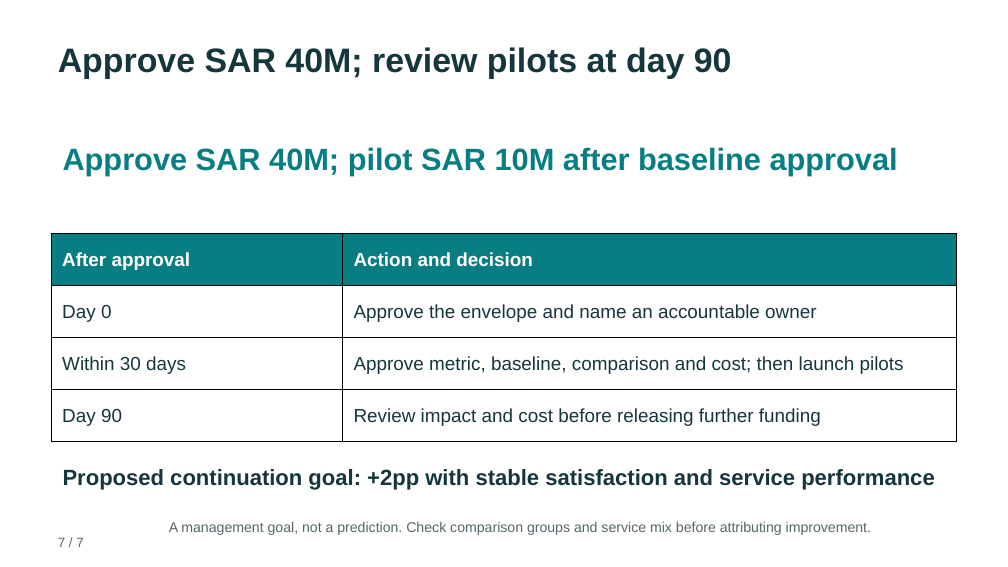
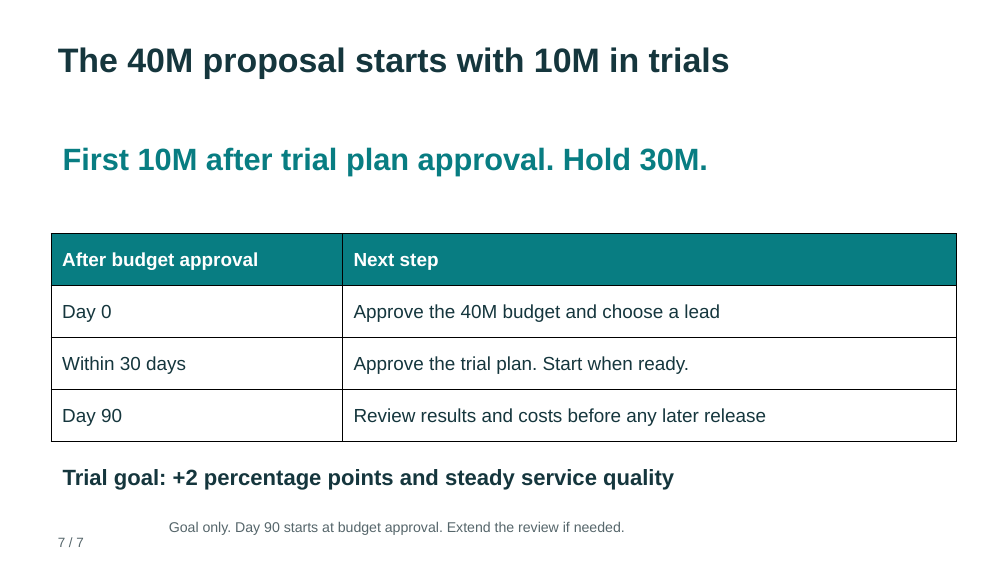
Before and after one commit to c3bod/sdaia-storytelling-tayseer-capstone, a slide deck: slide 7 of deliverables/Tayseer_Executive_Story_Final.pptx. Drawn at 1008x567 pixels with LibreOffice and Linux fonts; fonts in the diff are those of the drawing. Boxes give left, top, right and bottom in pixels: in the first picture for what was removed or moved away, otherwise in the second. Text is boxed around its words. In the diff, an @@ line names an element or a change of style, - is before the commit and + after.

```diff
--- a/deliverables/Tayseer_Executive_Story_Final.pptx
+++ b/deliverables/Tayseer_Executive_Story_Final.pptx
@@ text at bbox=[58, 47, 730, 79]: text changed @@
-Approve SAR 40M; review pilots at day 90
+The 40M proposal starts with 10M in trials
@@ text at bbox=[63, 147, 708, 176]: text changed @@
-Approve SAR 40M; pilot SAR 10M after baseline approval
+First 10M after trial plan approval. Hold 30M.
@@ table at bbox=[51, 234, 957, 442] @@
-row 1, column 1: After approval
+row 1, column 1: After budget approval
-row 1, column 2: Action and decision
+row 1, column 2: Next step
-row 2, column 2: Approve the envelope and name an accountable owner
+row 2, column 2: Approve the 40M budget and choose a lead
-row 3, column 2: Approve metric, baseline, comparison and cost; then launch pilots
+row 3, column 2: Approve the trial plan. Start when ready.
-row 4, column 2: Review impact and cost before releasing further funding
+row 4, column 2: Review results and costs before any later release
@@ text at bbox=[63, 469, 674, 490]: text changed @@
-Proposed continuation goal: +2pp with stable satisfaction and service performance
+Trial goal: +2 percentage points and steady service quality
@@ text at bbox=[169, 521, 625, 535]: text changed @@
-A management goal, not a prediction. Check comparison groups and service mix before attributing improvement.
+Goal only. Day 90 starts at budget approval. Extend the review if needed.
```
Also in this commit, not shown: 6 other slides changed, 2 other files.
